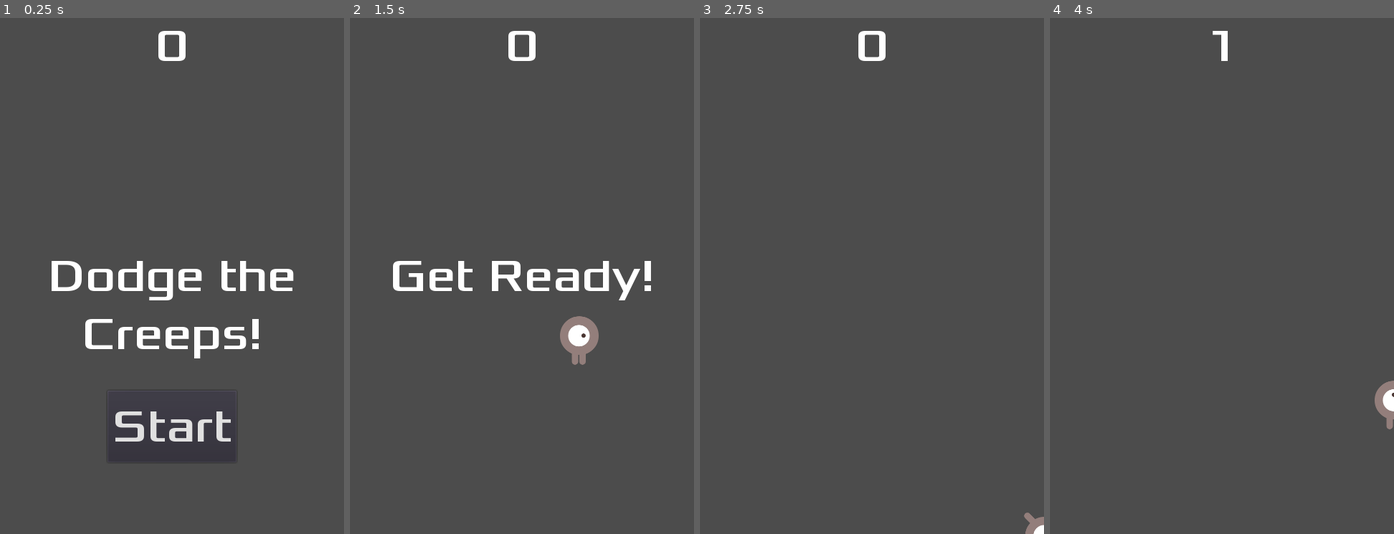
Above: before the commit, frames 1-4 (left to right).
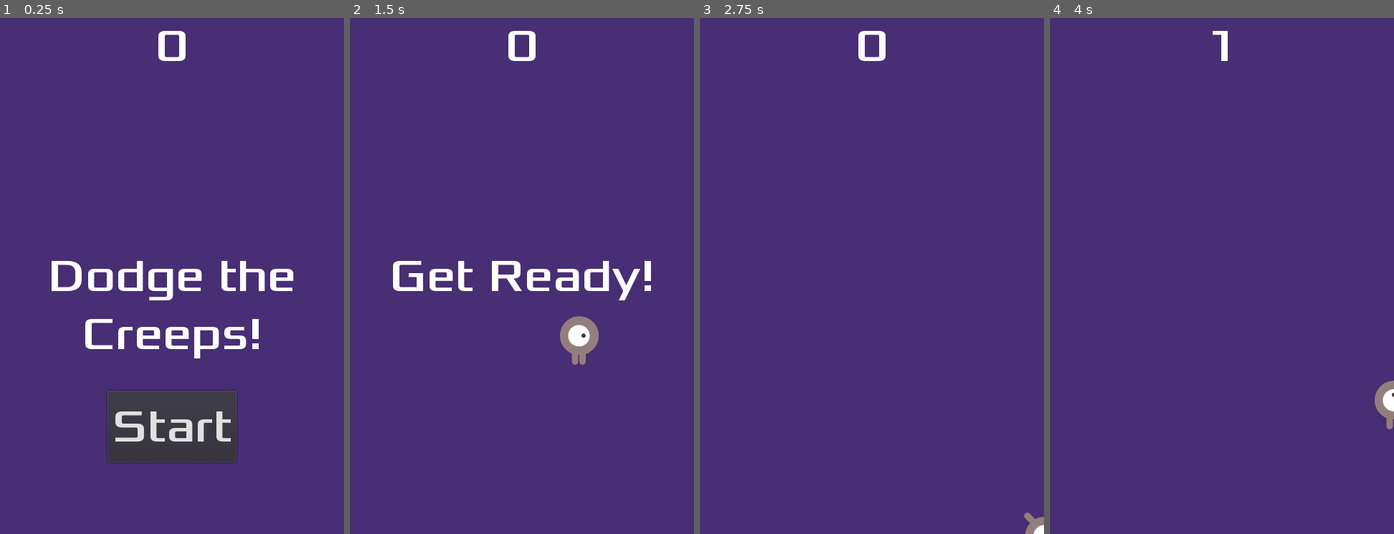
Above: after the commit, the same moments.

Repository: vibrunazo/godot-dodge
Game: Godot game, scene res://Main.tscn
The game is run twice, just before and just after one commit, with the same random seed, the same clock (stepped at 60 frames per second) and the same inputs.
Inputs:
- Up to frame 1 (0.25 s): no input
- Up to frame 2 (1.5 s): click "Start" at 0.5 s; tap Enter at 1.25 s; hold Right (ui_right) from 1.28 s (still down)
- Up to frame 3 (2.75 s): release Right (ui_right) at 2.03 s; hold Down (ui_down) from 2.03 s (still down)
- Up to frame 4 (4 s): release Down (ui_down) at 2.78 s; hold Right (ui_right) 2.78-3.53 s; tap Space at 3.5 s; hold Up (ui_up) from 3.53 s (still down)

The runs differ from the first frame. In frame 1, 92% of the frame differs, in the area x 0-100%, y 0-100%; in frame 2, 97%; in frame 3, 100%; in frame 4, 99%.

Commit message:
finishing up

Diff:
--- a/HUD.tscn
+++ b/HUD.tscn
@@ -6,6 +6,12 @@
 [sub_resource type="DynamicFont" id=1]
 size = 64
 font_data = ExtResource( 1 )
+
+[sub_resource type="InputEventAction" id=2]
+action = "ui_select"
+
+[sub_resource type="ShortCut" id=3]
+shortcut = SubResource( 2 )
 
 [node name="HUD" type="CanvasLayer"]
 script = ExtResource( 2 )
@@ -44,6 +50,7 @@
 margin_right = 90.0
 margin_bottom = -100.0
 custom_fonts/font = SubResource( 1 )
+shortcut = SubResource( 3 )
 text = "Start"
 __meta__ = {
 "_edit_use_anchors_": false
--- a/Main.gd
+++ b/Main.gd
@@ -16,6 +16,8 @@
 	$MobTimer.stop()
 	$HUD.show_game_over()
 	get_tree().call_group("mobs", "queue_free")
+	$Music.stop()
+	$DeathSound.play()
 
 func new_game():
 	score = 0
@@ -23,6 +25,7 @@
 	$StartTimer.start()
 	$HUD.update_score(score)
 	$HUD.show_message("Get Ready!")
+	$Music.play()
 
 func _on_StartTimer_timeout():
 	print('start timer')
--- a/Main.tscn
+++ b/Main.tscn
@@ -1,9 +1,11 @@
-[gd_scene load_steps=6 format=2]
+[gd_scene load_steps=8 format=2]
 
 [ext_resource path="res://Player.tscn" type="PackedScene" id=1]
 [ext_resource path="res://Main.gd" type="Script" id=2]
 [ext_resource path="res://Mob.tscn" type="PackedScene" id=3]
 [ext_resource path="res://HUD.tscn" type="PackedScene" id=4]
+[ext_resource path="res://art/gameover.wav" type="AudioStream" id=5]
+[ext_resource path="res://art/House In a Forest Loop.ogg" type="AudioStream" id=6]
 
 [sub_resource type="Curve2D" id=1]
 _data = {
@@ -13,6 +15,14 @@
 [node name="Main" type="Node"]
 script = ExtResource( 2 )
 Mob = ExtResource( 3 )
+
+[node name="ColorRect" type="ColorRect" parent="."]
+anchor_right = 1.0
+anchor_bottom = 1.0
+color = Color( 0.286275, 0.184314, 0.458824, 1 )
+__meta__ = {
+"_edit_use_anchors_": false
+}
 
 [node name="Player" parent="." instance=ExtResource( 1 )]
 position = Vector2( 172, 135 )
@@ -36,6 +46,12 @@
 
 [node name="HUD" parent="." instance=ExtResource( 4 )]
 
+[node name="Music" type="AudioStreamPlayer" parent="."]
+stream = ExtResource( 6 )
+
+[node name="DeathSound" type="AudioStreamPlayer" parent="."]
+stream = ExtResource( 5 )
+
 [connection signal="hit" from="Player" to="." method="game_over"]
 [connection signal="timeout" from="MobTimer" to="." method="_on_MobTimer_timeout"]
 [connection signal="timeout" from="ScoreTimer" to="." method="_on_ScoreTimer_timeout"]
Not shown: 1 places in HUD.tscn that only renumber resources
